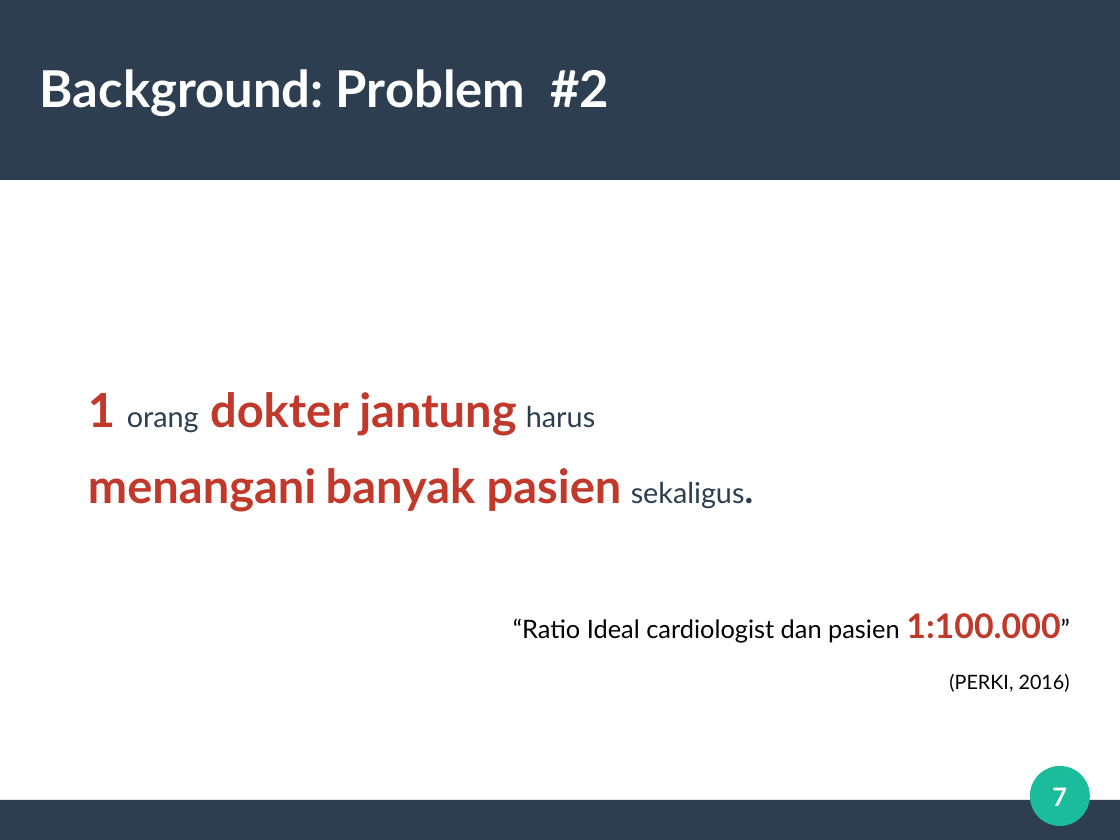
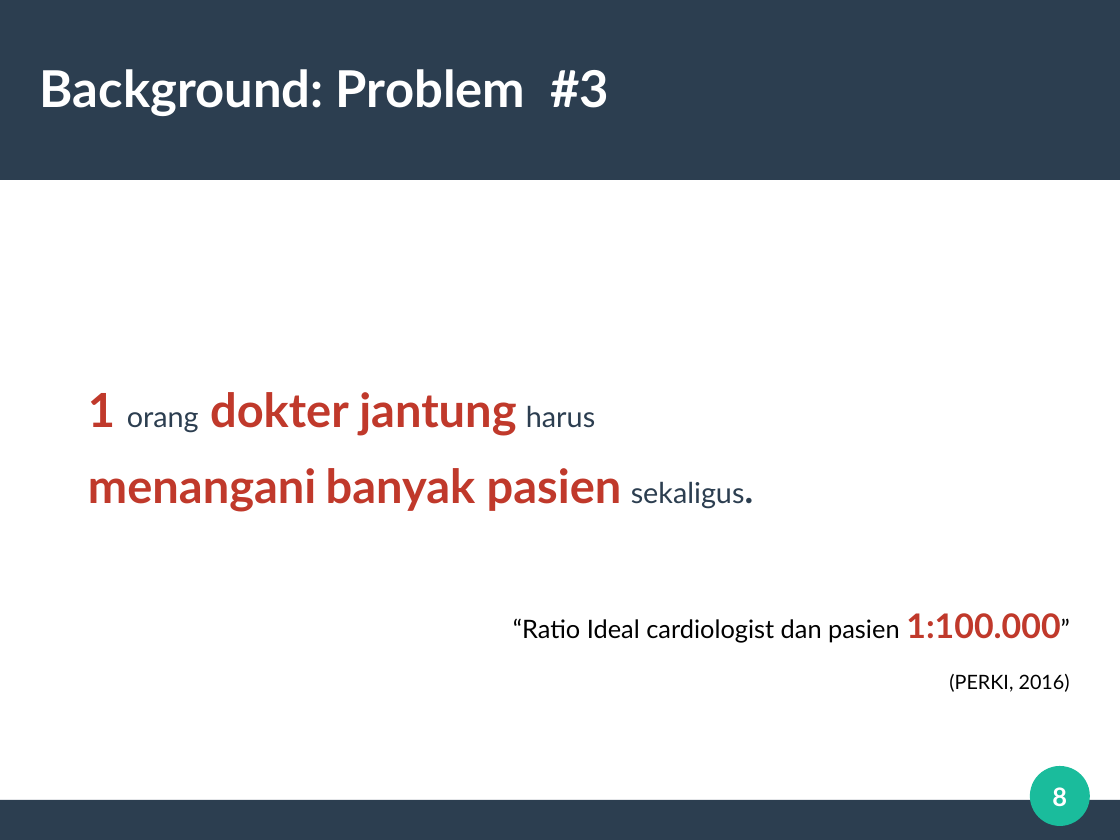
Before and after one commit to alifgiant/TA-Paper, a slide deck: slide 8 of presentation/Silde Sidang.odp (slide 7 before the commit). Drawn at 1120x840 pixels with LibreOffice and Linux fonts; fonts in the diff are those of the drawing. Boxes give left, top, right and bottom in pixels: in the first picture for what was removed or moved away, otherwise in the second. Text is boxed around its words. In the diff, an @@ line names an element or a change of style, - is before the commit and + after.

```diff
--- a/presentation/Silde Sidang.odp
+++ b/presentation/Silde Sidang.odp
@@ title at [40, 69, 609, 116]: text changed @@
-Background: Problem #2
+Background: Problem #3
@@ page number at [1052, 787, 1067, 807]: text changed @@
-7
+8
```
Also in this commit, not shown: 10 other slides changed, 16 slides added, 8 slides removed, 6 other files.
